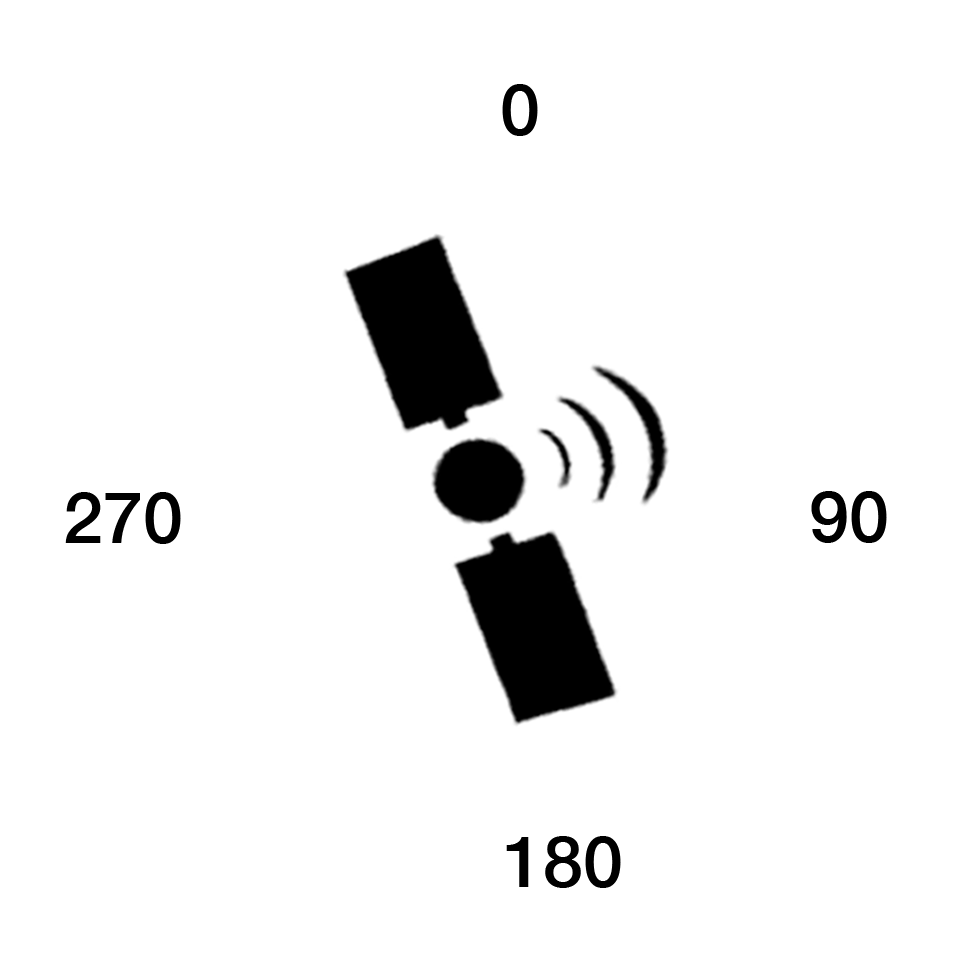
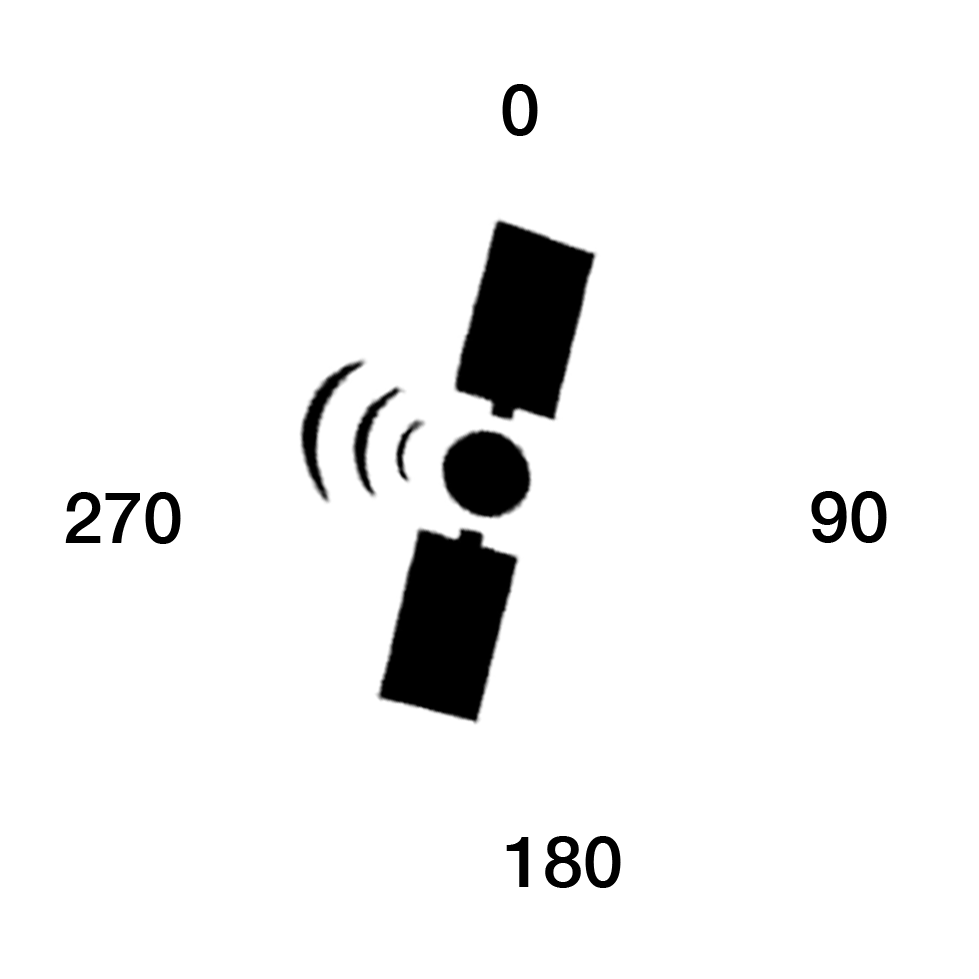
Layered file, before and after one edit (979×979). Changes by layer:
added group "Version 2 descending" with 15 layers above "Version 2" over [left=299, top=217, right=670, bottom=727]
added group "Satellite+" with 7 layers in group "Version 2 descending" over [left=299, top=217, right=601, bottom=726]
added layer "Satellite" (1st of 3, in "Version 2 descending" › "Satellite+") in group "Satellite+" over [left=299, top=217, right=601, bottom=726]
added group "Other stuff" with 6 layers in group "Version 2 descending" over [left=299, top=217, right=670, bottom=727]
hid group "Version 2" (13 layers) over [left=299, top=217, right=670, bottom=727]
